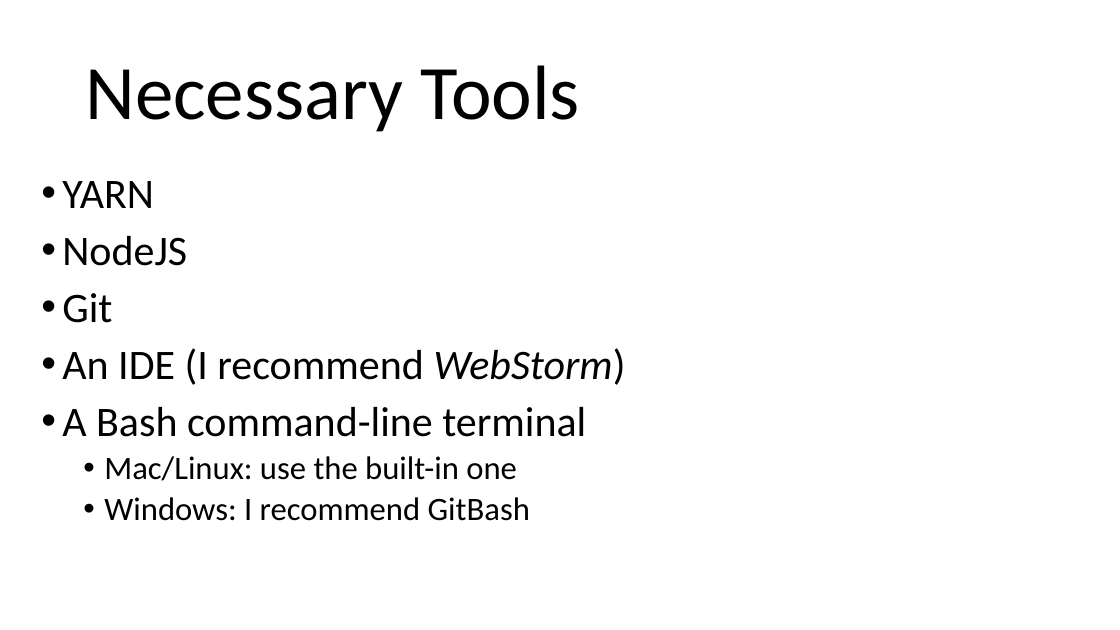
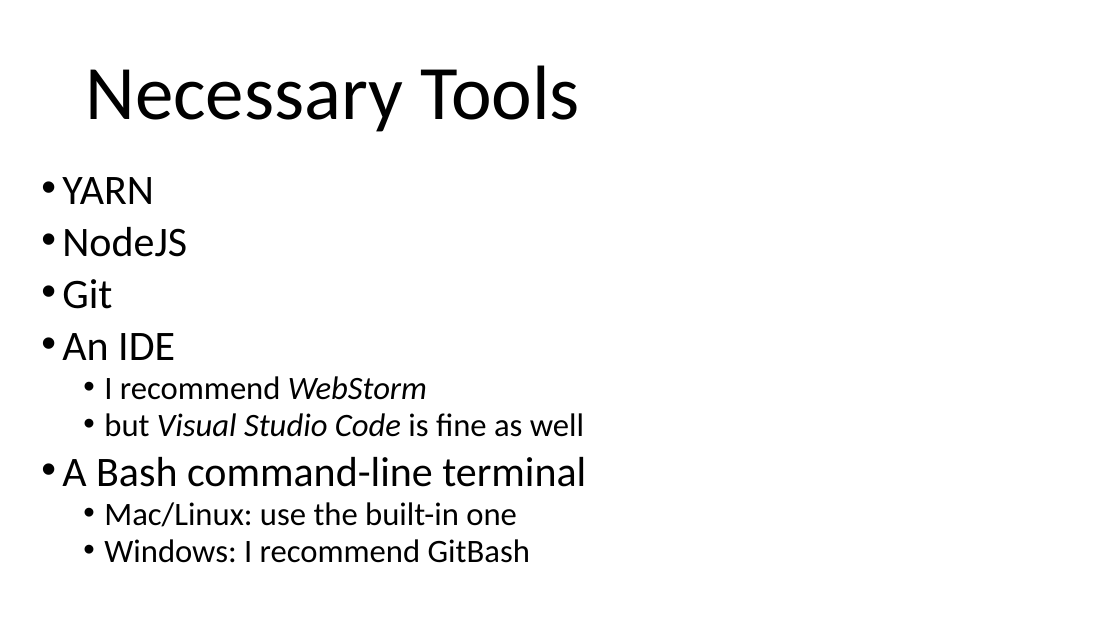
Before and after one commit to arcuri82/web_development_and_api_design, a slide deck: slide 7 of docs/slides/lesson_01.pptx (slide 5 before the commit). Drawn at 1120x630 pixels with LibreOffice and Linux fonts; fonts in the diff are those of the drawing. Boxes give left, top, right and bottom in pixels: in the first picture for what was removed or moved away, otherwise in the second. Text is boxed around its words. In the diff, an @@ line names an element or a change of style, - is before the commit and + after.

```diff
--- a/docs/slides/lesson_01.pptx
+++ b/docs/slides/lesson_01.pptx
@@ text at [62,177,586,563]: line spacing 0.9 to 0.8 @@
@@ text at [62,333,584,437]: text changed; size 36 to 28 pt @@
-• An IDE (I recommend WebStorm)
+• An IDE
+  • I recommend WebStorm
+  • but Visual Studio Code is fine as well
```
Also in this commit, not shown: 9 other slides changed, 5 slides added, 1 other file.
